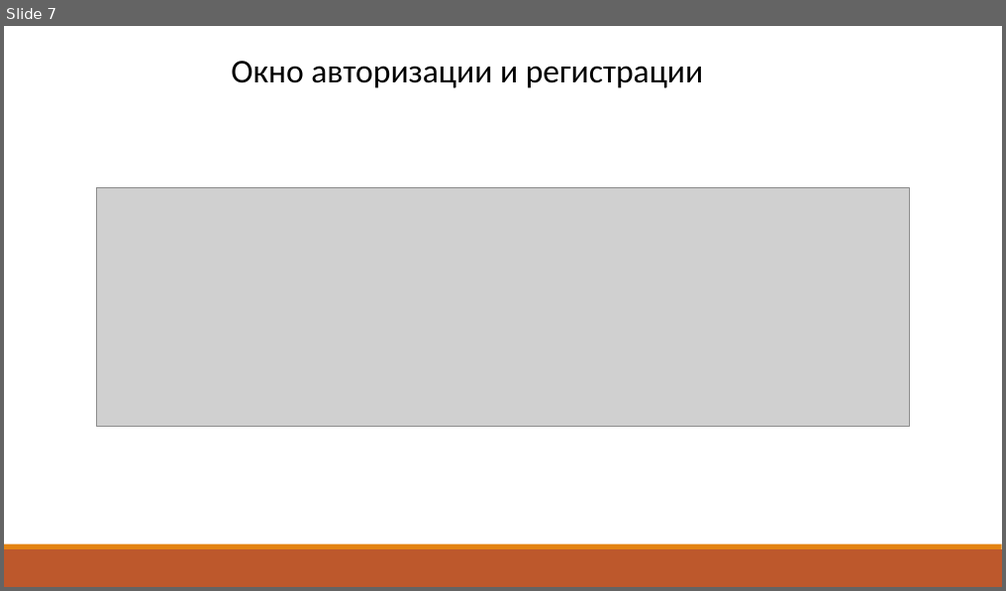
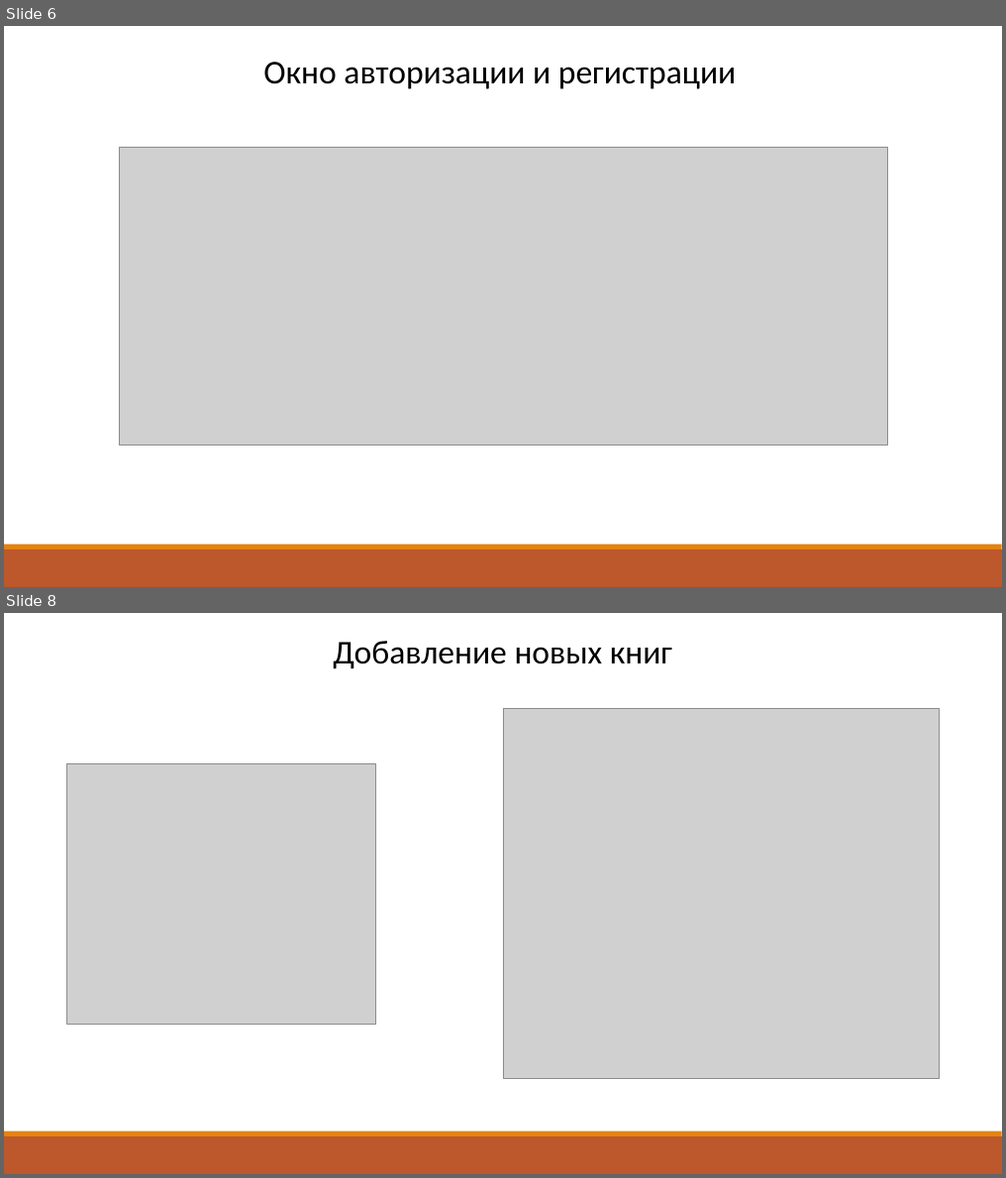
Before and after one commit to Artjxm/Uni-Dir-Across-PCs, a slide deck: 3rd-Grade/Sixth-Semester/Course-Project/docs/Московка_АА_Презентация.pptx. Shown one above the other, each under a label of ours: slide 7 before the commit, slides 6 and 8 after it; the slides between them are not shown. The pictures are 1006x591 and 1006x1178 pixels, drawn with LibreOffice and Linux fonts; fonts in the diff are those of the drawing; grey boxes stand for pictures. Boxes give left, top, right and bottom in pixels: in the first picture for what was removed or moved away, otherwise in the second. Text is boxed around its words. In the diff, an @@ line names an element or a change of style, - is before the commit and + after.

```diff
--- a/3rd-Grade/Sixth-Semester/Course-Project/docs/Московка_АА_Презентация.pptx
+++ b/3rd-Grade/Sixth-Semester/Course-Project/docs/Московка_АА_Презентация.pptx
@@ slide 8 added at [4,613,1002,1174], background #FFFFFF; not listed: 2 template elements that a slide beside it also shows @@
@@ text added at [333,641,672,669], 32 pt, text #000000 @@
+Добавление новых книг
@@ picture added at [503,709,940,1078] @@
@@ picture added at [67,763,375,1024] @@
@@ what was slide 7 is now slide 6 @@
@@ slide 6 changed as well @@
@@ text "Окно авторизации и регистрации": place and size @@
-text "Окно авторизации и регистрации" at [231,61,703,88]
+text "Окно авторизации и регистрации" at [263,62,736,89]
@@ picture: place and size @@
-picture at [97,187,909,427]
+picture at [119,148,887,446]
```
Also in this commit, not shown: 3 other slides changed, 6 other slides added, 8 slides removed, 4 other files.
